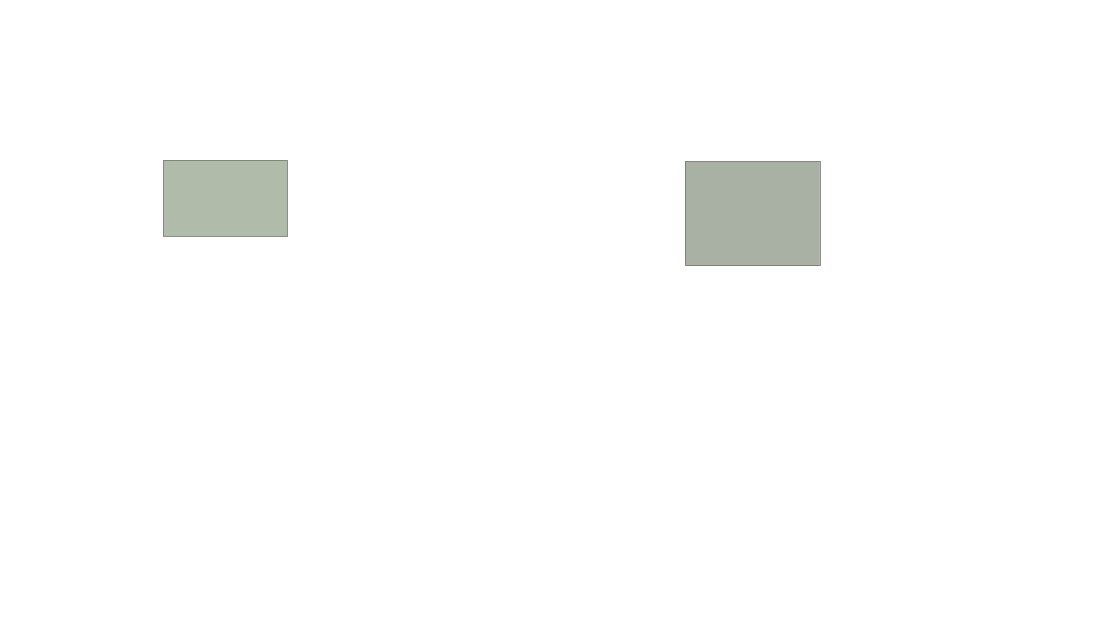
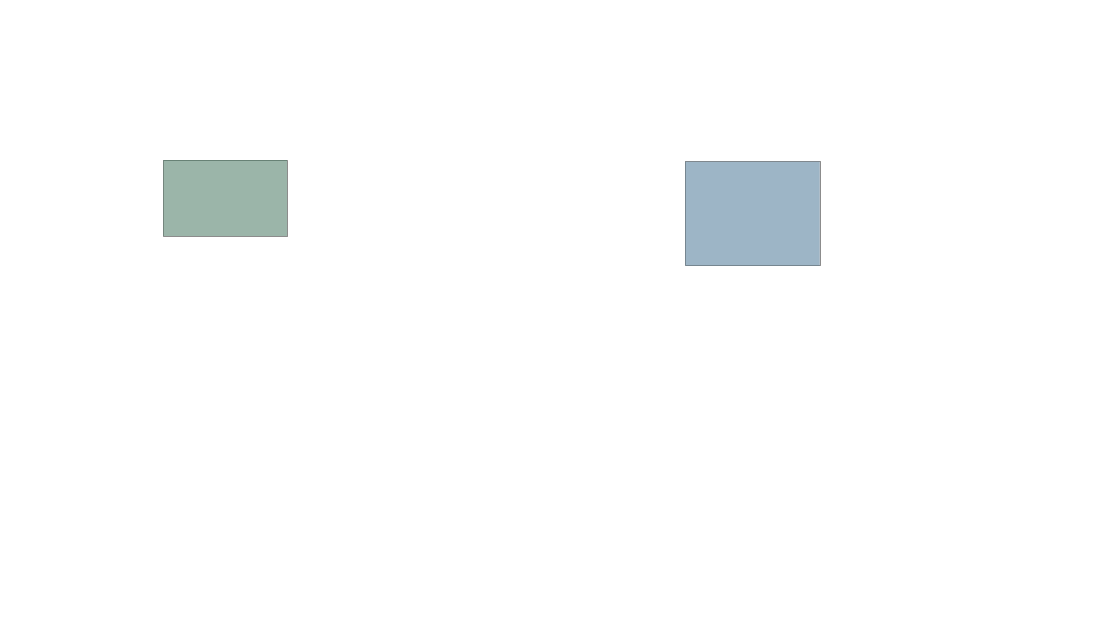
Before and after one commit to aholver/corruption_pilot, a slide deck: slide 5 of images/icon_edit.pptx. Drawn at 1120x630 pixels with LibreOffice and Linux fonts; fonts in the diff are those of the drawing; grey boxes stand for pictures. Boxes give left, top, right and bottom in pixels: in the first picture for what was removed or moved away, otherwise in the second. Text is boxed around its words. In the diff, an @@ line names an element or a change of style, - is before the commit and + after.

```diff
--- a/images/icon_edit.pptx
+++ b/images/icon_edit.pptx
@@ rectangle at (164,160,287,236): fill #548235 at 25% opacity to #006837 at 25% opacity @@
@@ rectangle at (686,161,820,266): fill #385723 at 25% opacity to #0868AC at 25% opacity @@
```
Also in this commit, not shown: 3 other slides changed, 13 slides added, 4 slides removed, 22 other files.
